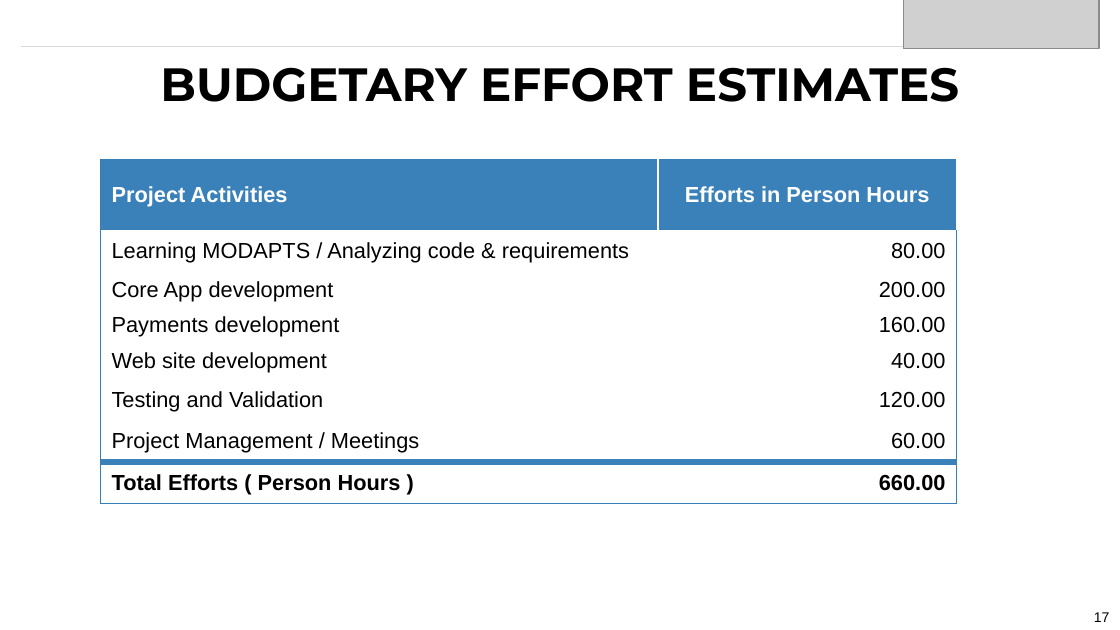
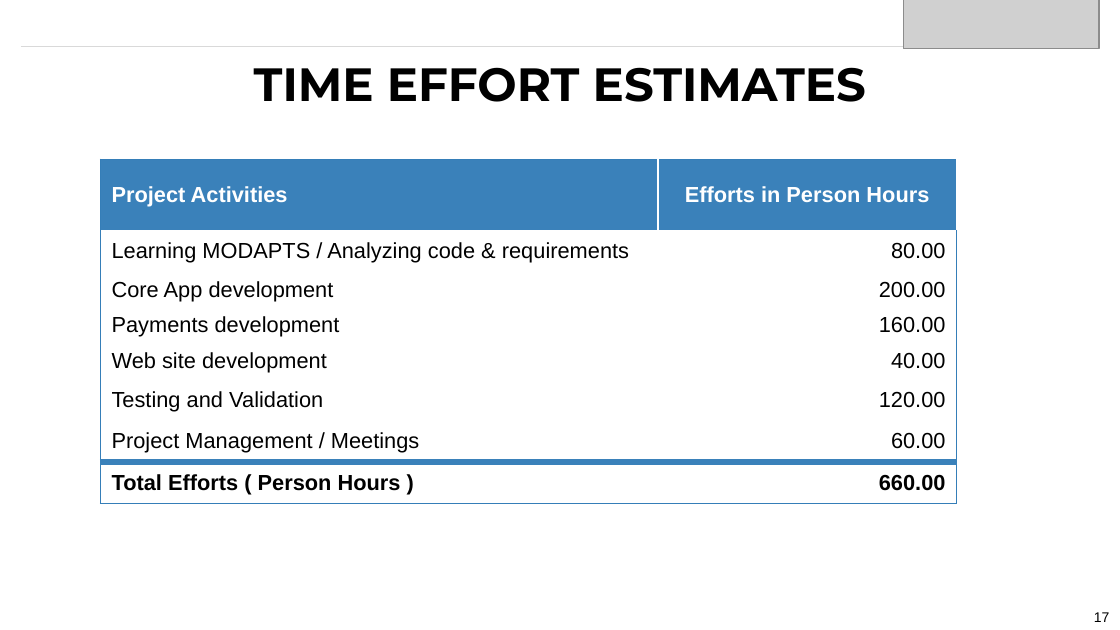
Before and after one commit to eaitbrahim/Taskmaster2020, a slide deck: slide 17 of WorkEstimate/Code Gate Proposal to Eisbrennerpg for Modapts App.pptx. Drawn at 1120x630 pixels with LibreOffice and Linux fonts; fonts in the diff are those of the drawing; grey boxes stand for pictures. Boxes give left, top, right and bottom in pixels: in the first picture for what was removed or moved away, otherwise in the second. Text is boxed around its words. In the diff, an @@ line names an element or a change of style, - is before the commit and + after.

Commit message:
Adding budget estimation

```diff
--- a/WorkEstimate/Code Gate Proposal to Eisbrennerpg for Modapts App.pptx
+++ b/WorkEstimate/Code Gate Proposal to Eisbrennerpg for Modapts App.pptx
@@ title at [254, 67, 866, 102]: text changed @@
-BUDGETARY EFFORT ESTIMATES
+TIME EFFORT ESTIMATES
```
Also in this commit, not shown: 1 other slide changed, 1 slide added.
